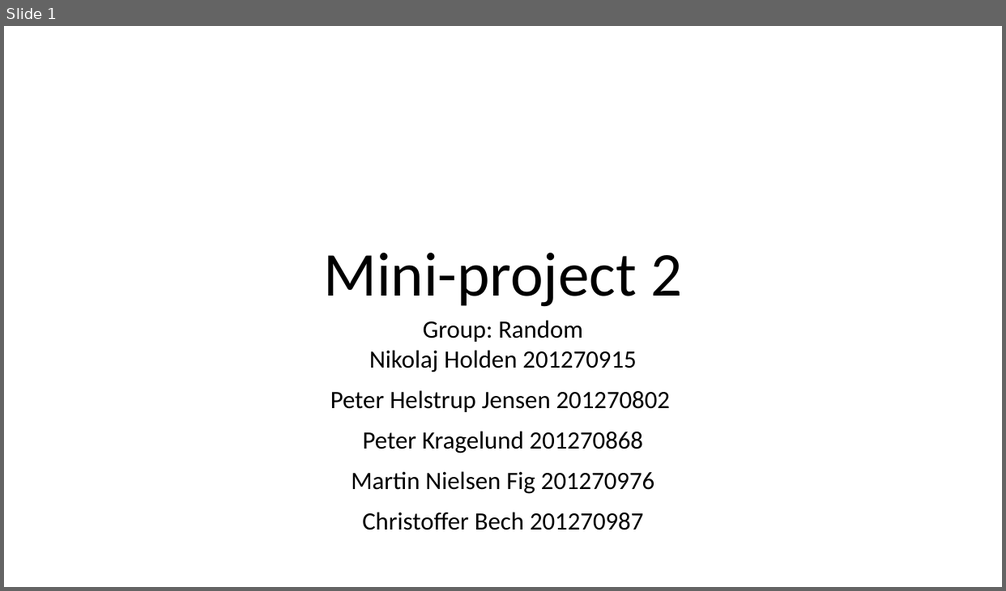
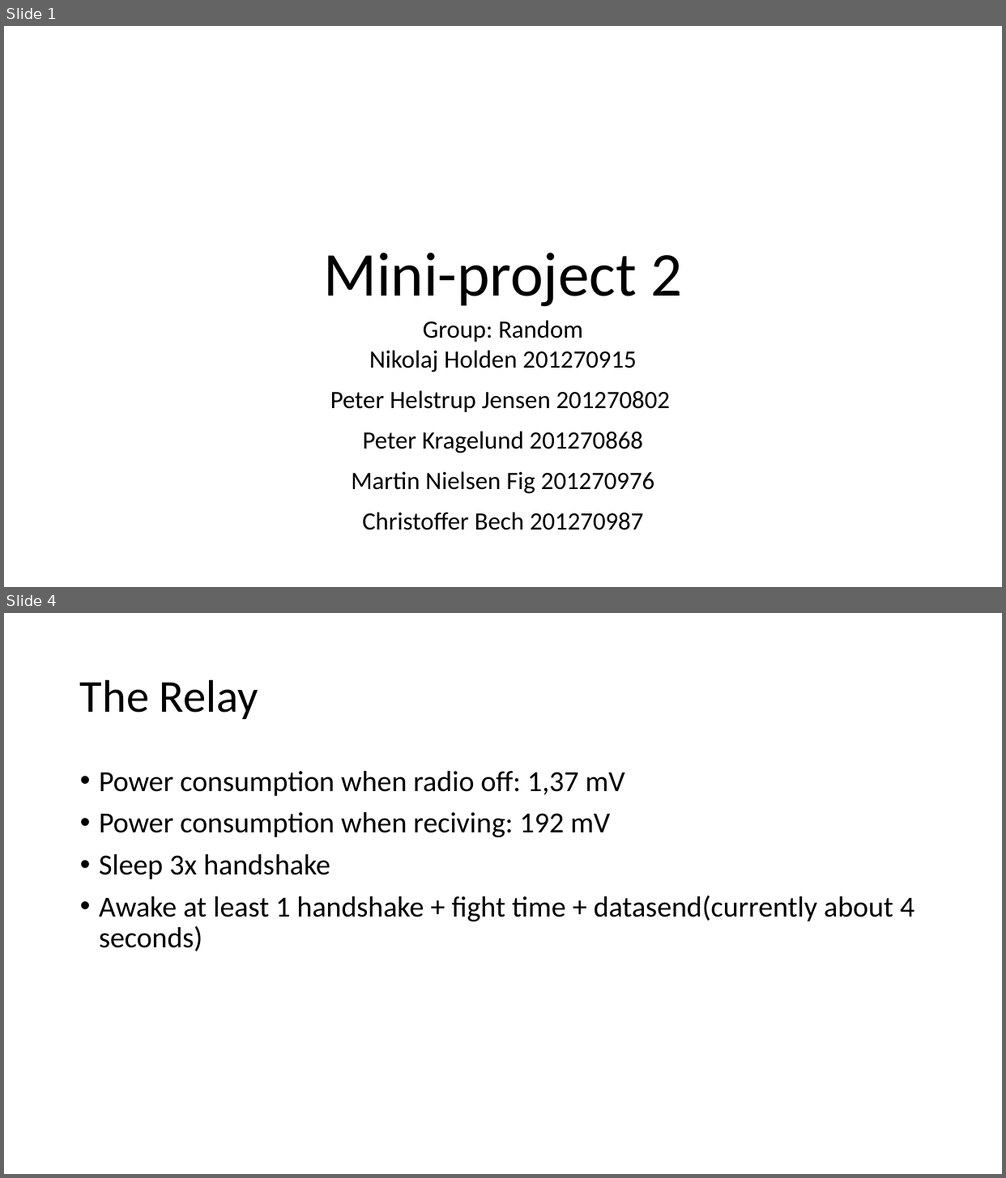
Before and after one commit to Aceipse/Mini-Project, a slide deck: Fremlæggelse.pptx. Shown one above the other, each under a label of ours: slide 1 before the commit, slides 1 and 4 after it; the slides between them are not shown. The pictures are 1006x591 and 1006x1178 pixels, drawn with LibreOffice and Linux fonts; fonts in the diff are those of the drawing. Boxes give left, top, right and bottom in pixels: in the first picture for what was removed or moved away, otherwise in the second. Text is boxed around its words. In the diff, an @@ line names an element or a change of style, - is before the commit and + after.

```diff
--- a/Fremlæggelse.pptx
+++ b/Fremlæggelse.pptx
@@ slide 4 added at bbox=[4, 613, 1002, 1174], background #FFFFFF @@
@@ title added at bbox=[80, 679, 258, 719], 44 pt, text #000000 @@
+The Relay
@@ text added at bbox=[99, 771, 914, 952], 28 pt, text #000000 @@
+• Power consumption when radio off: 1,37 mV
+• Power consumption when reciving: 192 mV
+• Sleep 3x handshake
+• Awake at least 1 handshake + fight time + datasend(currently about 4 seconds)
```
Also in this commit, not shown: 1 slide changed, 2 other slides added, 1 slide removed.
